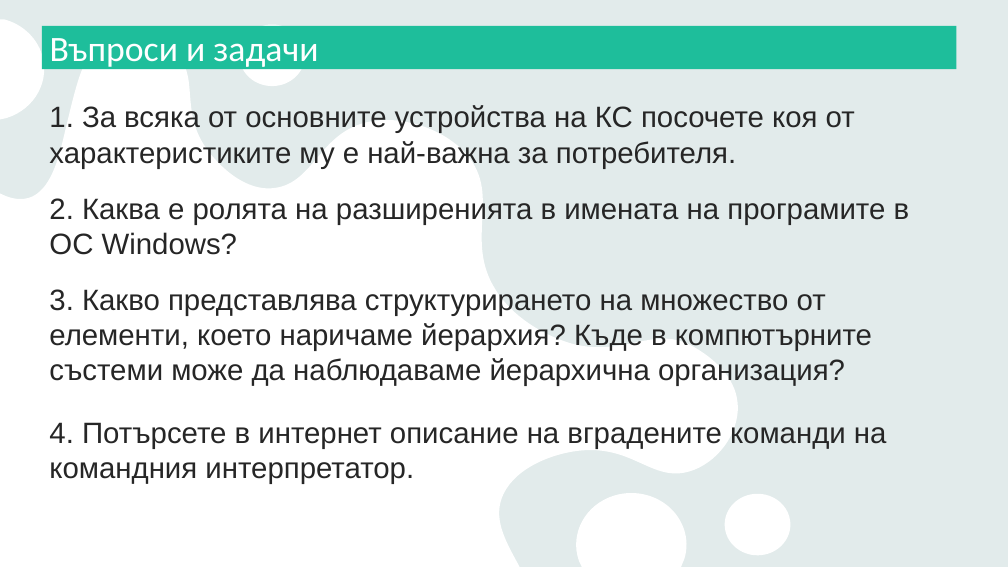
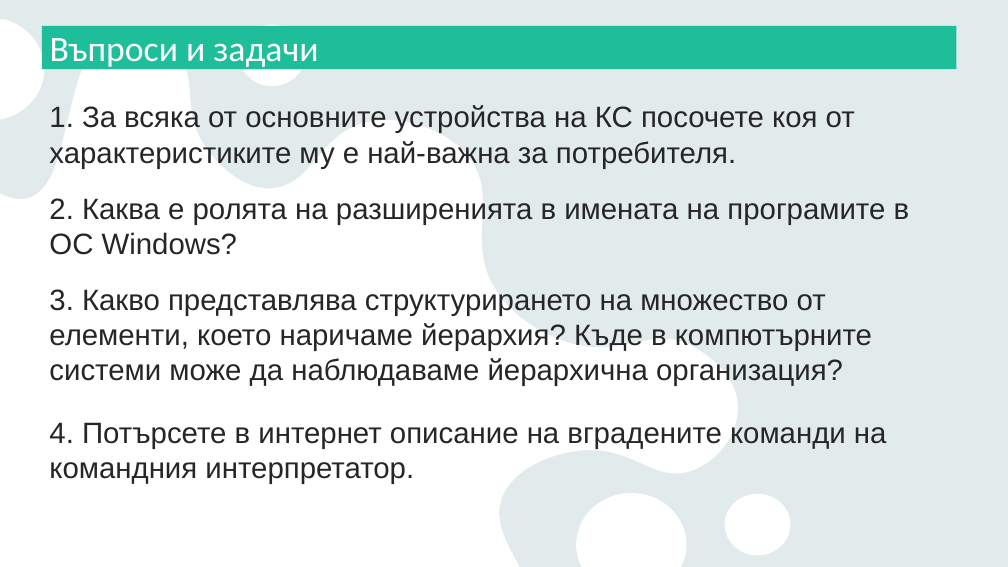
Before and after one commit to ahmedmatem/ppmg, a slide deck: slide 11 of XI class/01. OOP - Module 1/00. Компютърът/Компютърът.pptx. Drawn at 1008x567 pixels with LibreOffice and Linux fonts; fonts in the diff are those of the drawing. Boxes give left, top, right and bottom in pixels: in the first picture for what was removed or moved away, otherwise in the second. Text is boxed around its words. In the diff, an @@ line names an element or a change of style, - is before the commit and + after.

Commit message:
new presentation

```diff
--- a/XI class/01. OOP - Module 1/00. Компютърът/Компютърът.pptx
+++ b/XI class/01. OOP - Module 1/00. Компютърът/Компютърът.pptx
@@ text at [49, 289, 872, 386]: text changed @@
-3. Какво представлява структурирането на множество от елементи, което наричаме йерархия? Къде в компютърните състеми може да наблюдаваме йерархична организация?
+3. Какво представлява структурирането на множество от елементи, което наричаме йерархия? Къде в компютърните системи може да наблюдаваме йерархична организация?
```
Also in this commit, not shown: 1 other slide changed, 2 other files.
